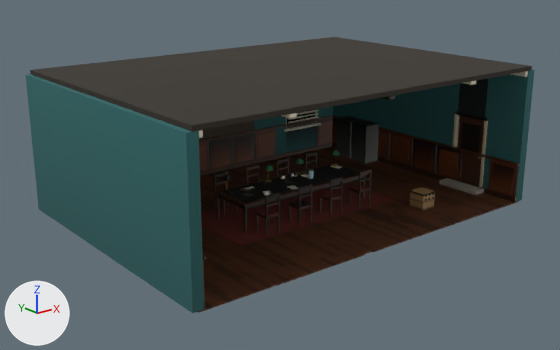
What one commit did to the glTF model public/yw9-pigeon/war.glb.
Both versions are drawn from a 50 mm camera at (-13.19, -16.29, 7.43) aimed at (-0.25, -0.11, 0.96). The axes (+X, +Y, +Z) are drawn at lower left. The lights are the same throughout. The first picture is the older version. Vertices at exactly the same position are counted once.

The scene before the commit, as lines of its bpy script (objects in view):
```python
me_war_ceiling_001 = bpy.data.meshes.new('war.ceiling.001')
me_war_ceiling_001.from_pydata(...)  # a box spanning x -5.5..5.5, y -4.0..4.0, z 3.8..3.92
me_war_ceiling_001.materials.append(mat_plaster__efe6d0)
me_war_w0_w_007 = bpy.data.meshes.new('war.w0.w.007')
me_war_w0_w_007.from_pydata(...)  # 84 vertices, 132 faces; spans x -5.64..5.64, y -4.0..4.14, z 0.0..3.8
me_war_w0_w_007.materials.append(mat_plaster__2f6b6b)
me_wcab0_001 = bpy.data.meshes.new('wcab0.001')
me_wcab0_001.from_pydata(...)  # 112 vertices, 216 faces; spans x 4.7..5.3, y 1.5..2.95, z 0.0..1.3
me_wcab0_001.materials.append(mat_paint__5a5f58)
ob_war_paint_30 = bpy.data.objects.new('war.paint.30', me_wcab0_001)
ob_war_paint_30.location = (0.0, 0.0, 0.0)
ob_war_plaster_28 = bpy.data.objects.new('war.plaster.28', me_war_ceiling_001)
ob_war_plaster_28.location = (0.0, 0.0, 0.0)
ob_war_plaster_9 = bpy.data.objects.new('war.plaster.9', me_war_w0_w_007)
ob_war_plaster_9.location = (0.0, 0.0, 0.0)
# also in view: 'war.plank.0' at (0.02, 0.0, -0.02); 'war.fabric.26' at (0.0, -0.4, 0.0); 'war.paint.7' at (5.5, -2.2, 1.1); 'war.paint.5' at (5.44, -2.2, 1.08); 'war.fabric.19' at (0.0, -0.4, 0.51)
```
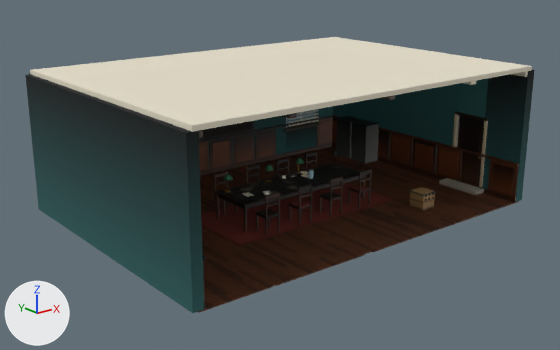
Where the change shows, as pixel boxes (x1, y1, x2, y2) in the pictures (560 x 350 px):
part 1 of me_war_w0_w_007, recoloured (darker)
    both: (25, 70, 534, 267)
part 2 of me_war_ceiling_001, recoloured (dark grey to white)
    both: (30, 37, 532, 132)

The change in detail:
me_war_w0_w_007 has 84 vertices, 132 faces and spans x -5.64..5.64, y -4.0..4.14, z 0.0..3.8.
me_war_w0_w_007 is used by ob_war_plaster_9; location (0.0, 0.0, 0.0).
me_war_w0_w_007 part 1: 132 faces centred in x -5.64..5.64, y -4.0..4.14, z 0.0..3.8 are repainted in the vertex colours, in many colours.
me_war_ceiling_001 has 8 vertices, 12 faces and spans x -5.5..5.5, y -4.0..4.0, z 3.8..3.92.
me_war_ceiling_001 is used by ob_war_plaster_28; location (0.0, 0.0, 0.0).
me_war_ceiling_001 part 2: 12 faces centred in x -5.5..5.5, y -4.0..4.0, z 3.8..3.92 are repainted in the vertex colours; the middle colour goes from dark grey #36322e to white #f8f9fa.
